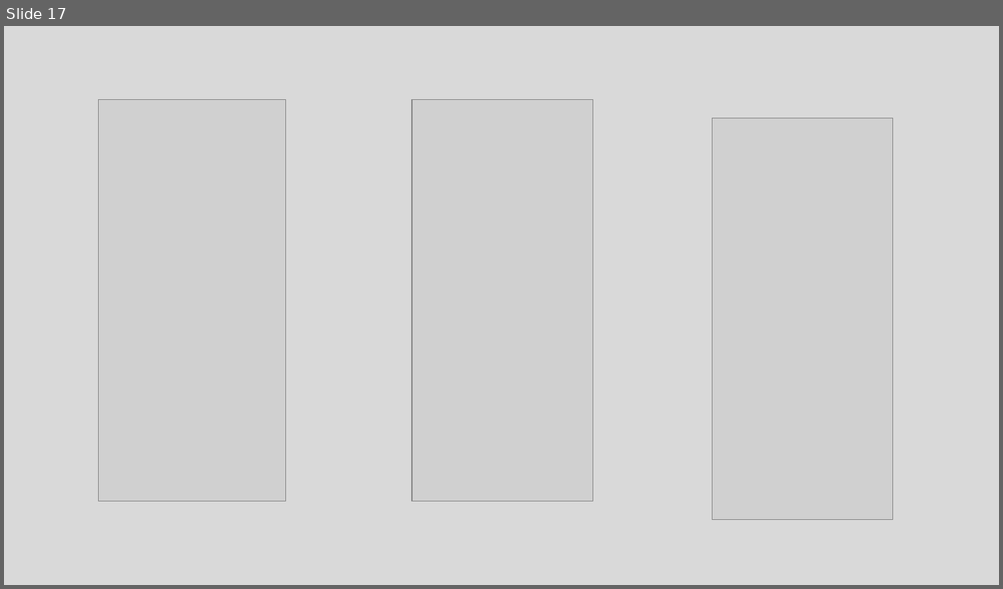
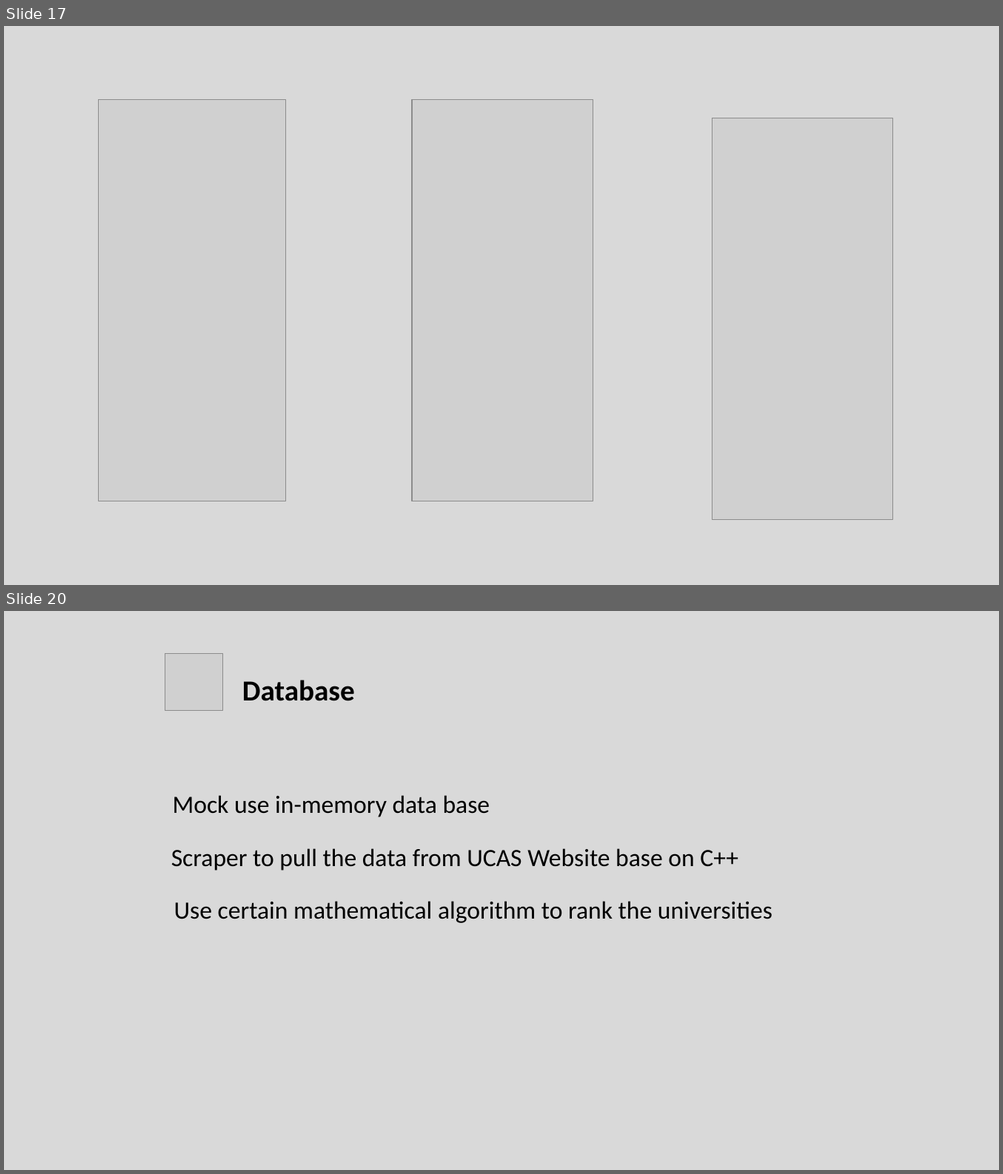
Before and after one commit to henryzt/JPMorgan-CFG19-Project-Access-Chatbot, a slide deck: presentation/Team14.pptx. Shown one above the other, each under a label of ours: slide 17 before the commit, slides 17 and 20 after it; the slides between them are not shown. The pictures are 1003x589 and 1003x1174 pixels, drawn with LibreOffice and Linux fonts; fonts in the diff are those of the drawing; grey boxes stand for pictures. Boxes give left, top, right and bottom in pixels: in the first picture for what was removed or moved away, otherwise in the second. Text is boxed around its words. In the diff, an @@ line names an element or a change of style, - is before the commit and + after.

```diff
--- a/presentation/Team14.pptx
+++ b/presentation/Team14.pptx
@@ slide 20 added at bbox=[4, 611, 999, 1170], background #D9D9D9 @@
@@ picture added at bbox=[165, 653, 222, 711] @@
@@ text added at bbox=[242, 680, 355, 701], 28 pt, text #000000, bold @@
+Database
@@ text added at bbox=[173, 795, 490, 817], 24 pt, text #000000 @@
+Mock use in-memory data base
@@ text added at bbox=[171, 849, 738, 871], 24 pt, text #000000 @@
+Scraper to pull the data from UCAS Website base on C++
@@ text added at bbox=[174, 901, 772, 923], 24 pt, text #000000 @@
+Use certain mathematical algorithm to rank the universities
```
Also in this commit, not shown: 6 slides changed, 2 other slides added, 3 slides removed.
